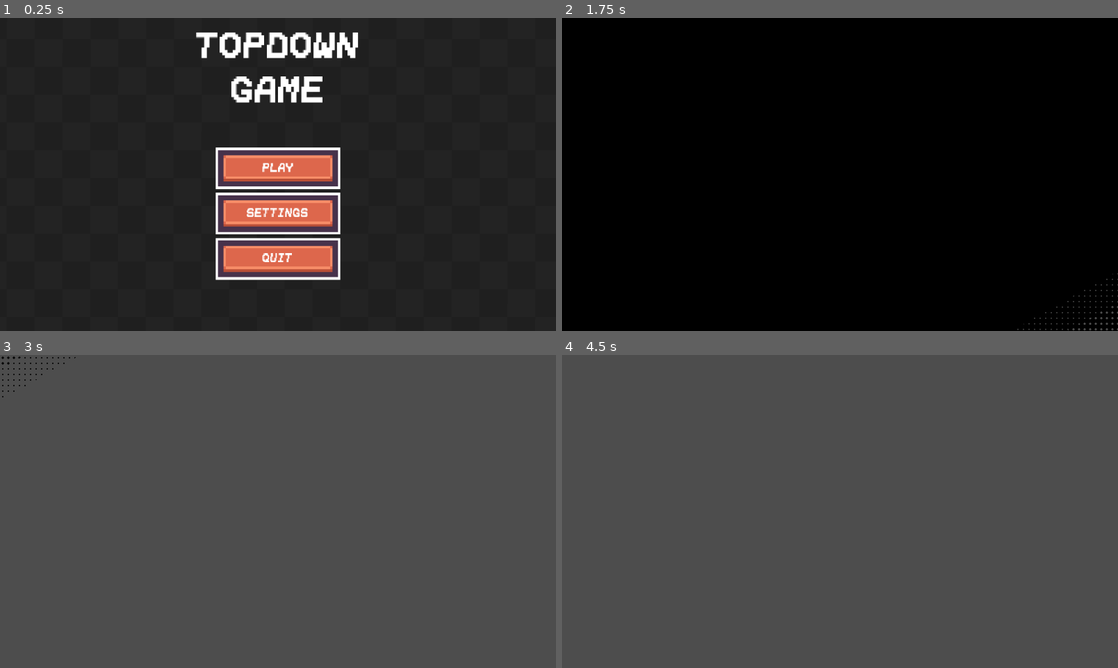
Above: before the commit, frames 1-4 (two rows, left to right).
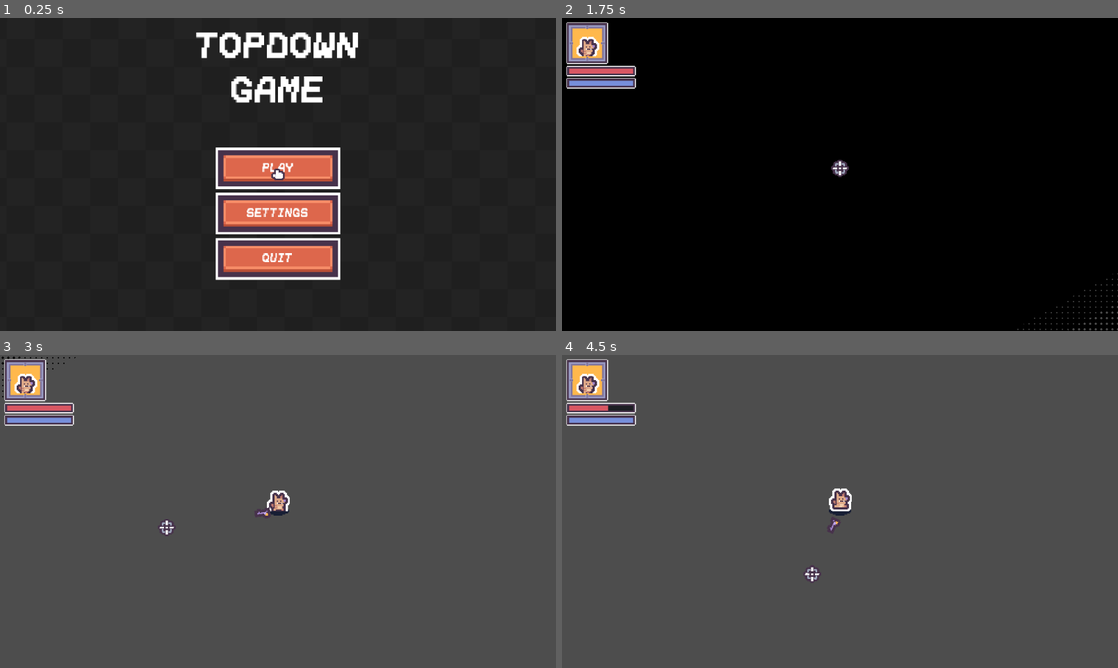
Above: after the commit, the same moments.

Repository: exglegaming/Top-Down-Game
Game: Godot game, scene res://scenes/ui/main_menu.tscn
Two runs of this game, one before a commit and one after it. Both use one fixed random seed, a clock stepped at 60 frames per second and the inputs below.
Inputs (mouse positions are in pixels of both pictures, inside the frame that each line leads up to):
- Up to frame 1 (0.25 s): no input
- Up to frame 2 (1.75 s): click "PLAY" at 0.5 s; click "PLAY" at 1.25 s
- Up to frame 3 (3 s): tap Enter (ui_accept) at 2, 2.27 s; move the mouse to (400, 495) at 2.02 s; hold D (move_right) 2.03-2.78 s; move the mouse to (166, 527) at 2.77 s; hold S (move_down) from 2.78 s (still down)
- Up to frame 4 (4.5 s): tap Enter (ui_accept) at 3.02, 3.5 s; move the mouse to (895, 442) at 3.52 s; release S (move_down) at 3.53 s; hold D (move_right) 3.53-4.28 s; move the mouse to (812, 574) at 4.27 s; hold W (move_up) from 4.28 s (still down)

The runs differ from the first frame. In frame 1, less than 0.1% of the frame differs, in the area x 48-52%, y 48-52%; in frame 2, 2.1%; in frame 3, 2.2%; in frame 4, 2.3%, in the area x 0-53%, y 1-73%.

Commit message:
ranged weapons created

Diff:
--- a/project.godot
+++ b/project.godot
@@ -21,6 +21,7 @@
 Global="*uid://cggntp7kx21jh"
 Music="*uid://djyjeliouh7g0"
 EventBus="*uid://din76fsinlrqu"
+Cursor="*uid://bbmispvwfvqlo"
 
 [display]
 
--- /dev/null
+++ b/resources/data/weapons/weapon_ak47.tres
@@ -0,0 +1,16 @@
+[gd_resource type="Resource" script_class="WeaponData" format=3 uid="uid://dln0i4lssgw23"]
+
+[ext_resource type="Texture2D" uid="uid://bpa7uv0kkmria" path="res://assets/sprites/weapons/Tiles/tile_0005.png" id="1_kt0dw"]
+[ext_resource type="Script" uid="uid://jcs7ybg118g7" path="res://scripts/resources/data/weapons/weapon_data.gd" id="2_61d6x"]
+
+[resource]
+script = ExtResource("2_61d6x")
+weapon_name = "AK47"
+icon = ExtResource("1_kt0dw")
+damage = 1.0
+cooldown = 0.4
+mana_cost = 1.0
+spread = 7.0
+bullet_speed = 250.0
+decscription = "Powerful assault rifle, good damage, medium recoil."
+metadata/_custom_type_script = "uid://jcs7ybg118g7"
--- /dev/null
+++ b/resources/data/weapons/weapon_mac10.tres
@@ -0,0 +1,16 @@
+[gd_resource type="Resource" script_class="WeaponData" format=3 uid="uid://ppdx8xb8rkvo"]
+
+[ext_resource type="Texture2D" uid="uid://cgch73n7h4u3r" path="res://assets/sprites/weapons/Tiles/tile_0006.png" id="1_t56py"]
+[ext_resource type="Script" uid="uid://jcs7ybg118g7" path="res://scripts/resources/data/weapons/weapon_data.gd" id="2_eunpp"]
+
+[resource]
+script = ExtResource("2_eunpp")
+weapon_name = "Mac 10"
+icon = ExtResource("1_t56py")
+damage = 1.0
+cooldown = 0.15
+mana_cost = 0.7
+spread = 7.0
+bullet_speed = 300.0
+decscription = "Small SMG, very fast fire rate, low damage per bullet."
+metadata/_custom_type_script = "uid://jcs7ybg118g7"
--- /dev/null
+++ b/resources/data/weapons/weapon_mp5.tres
@@ -0,0 +1,16 @@
+[gd_resource type="Resource" script_class="WeaponData" format=3 uid="uid://cg2fnsryhyq32"]
+
+[ext_resource type="Texture2D" uid="uid://d0unfm6gf7rj5" path="res://assets/sprites/weapons/Tiles/tile_0004.png" id="1_bb6sq"]
+[ext_resource type="Script" uid="uid://jcs7ybg118g7" path="res://scripts/resources/data/weapons/weapon_data.gd" id="2_2jbv4"]
+
+[resource]
+script = ExtResource("2_2jbv4")
+weapon_name = "MP5"
+icon = ExtResource("1_bb6sq")
+damage = 1.2
+cooldown = 0.22
+mana_cost = 0.8
+spread = 5.0
+bullet_speed = 280.0
+decscription = "Balanced SMG, accurate, good for short range fights."
+metadata/_custom_type_script = "uid://jcs7ybg118g7"
--- a/resources/data/weapons/weapon_pistol.tres
+++ b/resources/data/weapons/weapon_pistol.tres
@@ -7,9 +7,10 @@
 script = ExtResource("1_3te2y")
 weapon_name = "Pistol"
 icon = ExtResource("1_br22o")
-damage = 1.0
-cooldown = 0.4
+damage = 1.4
+cooldown = 0.35
 mana_cost = 1.0
-spread = 7.0
-bullet_speed = 250.0
+spread = 3.0
+bullet_speed = 260.0
+decscription = "Basic sidearm, cheap and reliable, medium accuracy."
 metadata/_custom_type_script = "uid://jcs7ybg118g7"
--- /dev/null
+++ b/resources/data/weapons/weapon_shotgun.tres
@@ -0,0 +1,16 @@
+[gd_resource type="Resource" script_class="WeaponData" format=3 uid="uid://civrme7gh3qwx"]
+
+[ext_resource type="Texture2D" uid="uid://bbv84wvnnbldm" path="res://assets/sprites/weapons/Tiles/tile_0007.png" id="1_vgtpw"]
+[ext_resource type="Script" uid="uid://jcs7ybg118g7" path="res://scripts/resources/data/weapons/weapon_data.gd" id="2_l10u4"]
+
+[resource]
+script = ExtResource("2_l10u4")
+weapon_name = "Shotgun"
+icon = ExtResource("1_vgtpw")
+damage = 1.5
+cooldown = 0.7
+mana_cost = 2.0
+spread = 10.0
+bullet_speed = 260.0
+decscription = "High damage close range, spreads many pellets."
+metadata/_custom_type_script = "uid://jcs7ybg118g7"
--- /dev/null
+++ b/resources/data/weapons/weapon_sniper.tres
@@ -0,0 +1,16 @@
+[gd_resource type="Resource" script_class="WeaponData" format=3 uid="uid://bi4ebivwdagj3"]
+
+[ext_resource type="Texture2D" uid="uid://b3162fce4jytf" path="res://assets/sprites/weapons/Tiles/tile_0003.png" id="1_rmged"]
+[ext_resource type="Script" uid="uid://jcs7ybg118g7" path="res://scripts/resources/data/weapons/weapon_data.gd" id="2_j8bm6"]
+
+[resource]
+script = ExtResource("2_j8bm6")
+weapon_name = "Sniper"
+icon = ExtResource("1_rmged")
+damage = 6.0
+cooldown = 1.2
+mana_cost = 2.5
+spread = 1.0
+bullet_speed = 400.0
+decscription = "Very high damage shot, long range and slow fire rate."
+metadata/_custom_type_script = "uid://jcs7ybg118g7"
--- /dev/null
+++ b/resources/data/weapons/weapon_uzi.tres
@@ -0,0 +1,16 @@
+[gd_resource type="Resource" script_class="WeaponData" format=3 uid="uid://bv6rd1pjco1te"]
+
+[ext_resource type="Texture2D" uid="uid://dhmowywd5bkl7" path="res://assets/sprites/weapons/Tiles/tile_0002.png" id="1_v8a7x"]
+[ext_resource type="Script" uid="uid://jcs7ybg118g7" path="res://scripts/resources/data/weapons/weapon_data.gd" id="2_6jhnf"]
+
+[resource]
+script = ExtResource("2_6jhnf")
+weapon_name = "Uzi"
+icon = ExtResource("1_v8a7x")
+damage = 0.8
+cooldown = 0.12
+mana_cost = 0.5
+spread = 10.0
+bullet_speed = 320.0
+decscription = "Micro SMG, extremely fast fire rate, low accuracy."
+metadata/_custom_type_script = "uid://jcs7ybg118g7"
--- a/scenes/arena/arena.tscn
+++ b/scenes/arena/arena.tscn
@@ -2,6 +2,7 @@
 
 [ext_resource type="Texture2D" uid="uid://dy8e3xkc5qdbp" path="res://assets/sprites/interface/Tilemap/tilemap_packed.png" id="1_1qjuf"]
 [ext_resource type="Script" uid="uid://dndpddmvogtpu" path="res://scripts/arena/arena.gd" id="1_u52cf"]
+[ext_resource type="Texture2D" uid="uid://b5o6og4r1humu" path="res://assets/sprites/weapons/Tiles/tile_0025.png" id="2_6w4xk"]
 [ext_resource type="Texture2D" uid="uid://ccab6or5n1nai" path="res://assets/sprites/players/tile_0000.png" id="2_8trdl"]
 [ext_resource type="Texture2D" uid="uid://dxp7naqy4gvku" path="res://assets/sprites/interface/bar_under.png" id="3_asdgj"]
 [ext_resource type="Texture2D" uid="uid://bvr7in7eey6cb" path="res://assets/sprites/interface/bar_over.png" id="4_jx0ua"]
@@ -15,6 +16,7 @@
 
 [node name="Arena" type="Node2D" unique_id=1524652960]
 script = ExtResource("1_u52cf")
+arena_cursor = ExtResource("2_6w4xk")
 
 [node name="UI" type="CanvasLayer" parent="." unique_id=1260297135]
 
--- /dev/null
+++ b/scenes/autoloads/cursor.tscn
@@ -0,0 +1,9 @@
+[gd_scene format=3 uid="uid://bbmispvwfvqlo"]
+
+[ext_resource type="Script" uid="uid://c5iesbayp7en2" path="res://scripts/autoloads/cursor.gd" id="1_rhblp"]
+
+[node name="Cursor" type="CanvasLayer" unique_id=2074160473]
+script = ExtResource("1_rhblp")
+
+[node name="Sprite2D" type="Sprite2D" parent="." unique_id=1410904544]
+rotation = 0.004691841
--- a/scenes/ui/main_menu.tscn
+++ b/scenes/ui/main_menu.tscn
@@ -8,6 +8,10 @@
 [ext_resource type="Texture2D" uid="uid://dy8e3xkc5qdbp" path="res://assets/sprites/interface/Tilemap/tilemap_packed.png" id="5_x2yvf"]
 [ext_resource type="LabelSettings" uid="uid://4rm1gvou0f2t" path="res://extra/font_16.tres" id="6_uhagc"]
 
+[sub_resource type="AtlasTexture" id="AtlasTexture_otr3d"]
+atlas = ExtResource("5_x2yvf")
+region = Rect2(80, 65, 15, 14)
+
 [sub_resource type="ShaderMaterial" id="ShaderMaterial_1g8jr"]
 shader = ExtResource("2_m1kxf")
 shader_parameter/speed = 0.5
@@ -44,6 +48,7 @@
 grow_horizontal = 2
 grow_vertical = 2
 script = ExtResource("1_sl1te")
+menu_cursor = SubResource("AtlasTexture_otr3d")
 
 [node name="UISound" type="AudioStreamPlayer" parent="." unique_id=1916632535]
 stream = ExtResource("2_btxxm")
--- /dev/null
+++ b/scenes/weapons/ranged/weapon_range_ak_47.tscn
@@ -0,0 +1,15 @@
+[gd_scene format=3 uid="uid://hjuhq6jbth5j"]
+
+[ext_resource type="PackedScene" uid="uid://cmwmlnryhnk3c" path="res://scenes/weapons/ranged/weapon_range_base.tscn" id="1_e3jug"]
+[ext_resource type="Texture2D" uid="uid://bpa7uv0kkmria" path="res://assets/sprites/weapons/Tiles/tile_0005.png" id="2_3x6f8"]
+[ext_resource type="Resource" uid="uid://dln0i4lssgw23" path="res://resources/data/weapons/weapon_ak47.tres" id="2_620et"]
+
+[node name="WeaponRangeAK47" unique_id=1469574805 instance=ExtResource("1_e3jug")]
+data = ExtResource("2_620et")
+
+[node name="Sprite2D" parent="Pivot" parent_id_path=PackedInt32Array(586668593) index="0" unique_id=695149134]
+position = Vector2(12, 0)
+texture = ExtResource("2_3x6f8")
+
+[node name="Marker2D" parent="Pivot" parent_id_path=PackedInt32Array(586668593) index="1" unique_id=300523565]
+position = Vector2(24, -2)
--- /dev/null
+++ b/scenes/weapons/ranged/weapon_range_mac_10.tscn
@@ -0,0 +1,15 @@
+[gd_scene format=3 uid="uid://btlepcaimi46b"]
+
+[ext_resource type="PackedScene" uid="uid://cmwmlnryhnk3c" path="res://scenes/weapons/ranged/weapon_range_base.tscn" id="1_be2qk"]
+[ext_resource type="Resource" uid="uid://ppdx8xb8rkvo" path="res://resources/data/weapons/weapon_mac10.tres" id="2_aw4fy"]
+[ext_resource type="Texture2D" uid="uid://cgch73n7h4u3r" path="res://assets/sprites/weapons/Tiles/tile_0006.png" id="2_q7djb"]
+
+[node name="WeaponRangeMac10" unique_id=1469574805 instance=ExtResource("1_be2qk")]
+data = ExtResource("2_aw4fy")
+
+[node name="Sprite2D" parent="Pivot" parent_id_path=PackedInt32Array(586668593) index="0" unique_id=695149134]
+position = Vector2(12, 0)
+texture = ExtResource("2_q7djb")
+
+[node name="Marker2D" parent="Pivot" parent_id_path=PackedInt32Array(586668593) index="1" unique_id=300523565]
+position = Vector2(21.333334, -0.6666667)
--- /dev/null
+++ b/scenes/weapons/ranged/weapon_range_mp_5.tscn
@@ -0,0 +1,15 @@
+[gd_scene format=3 uid="uid://bcsqadn3w18im"]
+
+[ext_resource type="PackedScene" uid="uid://cmwmlnryhnk3c" path="res://scenes/weapons/ranged/weapon_range_base.tscn" id="1_52c3q"]
+[ext_resource type="Resource" uid="uid://cg2fnsryhyq32" path="res://resources/data/weapons/weapon_mp5.tres" id="2_k62ta"]
+[ext_resource type="Texture2D" uid="uid://d0unfm6gf7rj5" path="res://assets/sprites/weapons/Tiles/tile_0004.png" id="2_w0b14"]
+
+[node name="WeaponRangeMP5" unique_id=1469574805 instance=ExtResource("1_52c3q")]
+data = ExtResource("2_k62ta")
+
+[node name="Sprite2D" parent="Pivot" parent_id_path=PackedInt32Array(586668593) index="0" unique_id=695149134]
+position = Vector2(12, 0)
+texture = ExtResource("2_w0b14")
+
+[node name="Marker2D" parent="Pivot" parent_id_path=PackedInt32Array(586668593) index="1" unique_id=300523565]
+position = Vector2(22.666668, -2)
--- a/scenes/weapons/ranged/weapon_range_pistol.tscn
+++ b/scenes/weapons/ranged/weapon_range_pistol.tscn
@@ -1,9 +1,11 @@
 [gd_scene format=3 uid="uid://b5pray2nwvym5"]
 
-[ext_resource type="PackedScene" uid="uid://cmwmlnryhnk3c" path="res://scenes/weapons/ranged/weapone_range_base.tscn" id="1_d0h24"]
+[ext_resource type="PackedScene" uid="uid://cmwmlnryhnk3c" path="res://scenes/weapons/ranged/weapon_range_base.tscn" id="1_d0h24"]
+[ext_resource type="Resource" uid="uid://ddl6xyivpuihn" path="res://resources/data/weapons/weapon_pistol.tres" id="2_15viq"]
 [ext_resource type="Texture2D" uid="uid://cqvwy8c5l0aod" path="res://assets/sprites/weapons/Tiles/tile_0001.png" id="2_wk8dd"]
 
 [node name="WeaponRangePistol" unique_id=1469574805 instance=ExtResource("1_d0h24")]
+data = ExtResource("2_15viq")
 
 [node name="Sprite2D" parent="Pivot" parent_id_path=PackedInt32Array(586668593) index="0" unique_id=695149134]
 position = Vector2(12, 0)
--- /dev/null
+++ b/scenes/weapons/ranged/weapon_range_shotgun.tscn
@@ -0,0 +1,15 @@
+[gd_scene format=3 uid="uid://cakp2tlpbqsq8"]
+
+[ext_resource type="PackedScene" uid="uid://cmwmlnryhnk3c" path="res://scenes/weapons/ranged/weapon_range_base.tscn" id="1_cg8mc"]
+[ext_resource type="Resource" uid="uid://civrme7gh3qwx" path="res://resources/data/weapons/weapon_shotgun.tres" id="2_afnlr"]
+[ext_resource type="Texture2D" uid="uid://bbv84wvnnbldm" path="res://assets/sprites/weapons/Tiles/tile_0007.png" id="2_ka74o"]
+
+[node name="WeaponRangeShotgun" unique_id=1469574805 instance=ExtResource("1_cg8mc")]
+data = ExtResource("2_afnlr")
+
+[node name="Sprite2D" parent="Pivot" parent_id_path=PackedInt32Array(586668593) index="0" unique_id=695149134]
+position = Vector2(12, 0)
+texture = ExtResource("2_ka74o")
+
+[node name="Marker2D" parent="Pivot" parent_id_path=PackedInt32Array(586668593) index="1" unique_id=300523565]
+position = Vector2(22.666668, -0.6666667)
--- /dev/null
+++ b/scenes/weapons/ranged/weapon_range_sniper.tscn
@@ -0,0 +1,15 @@
+[gd_scene format=3 uid="uid://cll86688cg3ve"]
+
+[ext_resource type="PackedScene" uid="uid://cmwmlnryhnk3c" path="res://scenes/weapons/ranged/weapon_range_base.tscn" id="1_2epuy"]
+[ext_resource type="Resource" uid="uid://bi4ebivwdagj3" path="res://resources/data/weapons/weapon_sniper.tres" id="2_bjx6s"]
+[ext_resource type="Texture2D" uid="uid://b3162fce4jytf" path="res://assets/sprites/weapons/Tiles/tile_0003.png" id="3_kcrlr"]
+
+[node name="WeaponRangeSniper" unique_id=1469574805 instance=ExtResource("1_2epuy")]
+data = ExtResource("2_bjx6s")
+
+[node name="Sprite2D" parent="Pivot" parent_id_path=PackedInt32Array(586668593) index="0" unique_id=695149134]
+position = Vector2(12, 0)
+texture = ExtResource("3_kcrlr")
+
+[node name="Marker2D" parent="Pivot" parent_id_path=PackedInt32Array(586668593) index="1" unique_id=300523565]
+position = Vector2(24.666668, 0)
--- /dev/null
+++ b/scenes/weapons/ranged/weapon_range_uzi.tscn
@@ -0,0 +1,15 @@
+[gd_scene format=3 uid="uid://c64bomahf66fn"]
+
+[ext_resource type="PackedScene" uid="uid://cmwmlnryhnk3c" path="res://scenes/weapons/ranged/weapon_range_base.tscn" id="1_yp1vt"]
+[ext_resource type="Resource" uid="uid://bv6rd1pjco1te" path="res://resources/data/weapons/weapon_uzi.tres" id="2_bvpbi"]
+[ext_resource type="Texture2D" uid="uid://dhmowywd5bkl7" path="res://assets/sprites/weapons/Tiles/tile_0002.png" id="3_21st1"]
+
+[node name="WeaponRangeUzi" unique_id=1469574805 instance=ExtResource("1_yp1vt")]
+data = ExtResource("2_bvpbi")
+
+[node name="Sprite2D" parent="Pivot" parent_id_path=PackedInt32Array(586668593) index="0" unique_id=695149134]
+position = Vector2(12, 0)
+texture = ExtResource("3_21st1")
+
+[node name="Marker2D" parent="Pivot" parent_id_path=PackedInt32Array(586668593) index="1" unique_id=300523565]
+position = Vector2(20.666668, -1.3333334)
--- a/scripts/arena/arena.gd
+++ b/scripts/arena/arena.gd
@@ -1,12 +1,16 @@
 class_name Arena
 extends Node2D
 
+
+@export_category("References")
+@export var arena_cursor: Texture2D
 
 @onready var health_bar: TextureProgressBar = %HealthBar
 @onready var mana_bar: TextureProgressBar = %ManaBar
 
 
 func _ready() -> void:
+    Cursor.sprite_2d.texture = arena_cursor
     EventBus.on_player_health_updated.connect(_on_player_health_updated)
 
 
--- /dev/null
+++ b/scripts/autoloads/cursor.gd
@@ -0,0 +1,12 @@
+extends CanvasLayer
+
+
+@onready var sprite_2d: Sprite2D = $Sprite2D
+
+
+func _ready() -> void:
+    Input.set_mouse_mode(Input.MOUSE_MODE_HIDDEN)
+
+
+func _process(_delta: float) -> void:
+    sprite_2d.position = get_viewport().get_mouse_position()
--- a/scripts/ui/main_menu.gd
+++ b/scripts/ui/main_menu.gd
@@ -1,6 +1,9 @@
 class_name MainMenu
 extends Control
 
+
+@export_category("References")
+@export var menu_cursor: Texture2D
 
 @onready var main_buttons: Control = $MainButtons
 @onready var settings_buttons: Control = $SettingsButtons
@@ -19,6 +22,7 @@
 
 func _ready() -> void:
     Global.load_data()
+    Cursor.sprite_2d.texture = menu_cursor
 
     update_audio_bus("Music", music_label, Global.settings.music)
     update_audio_bus("SFX", sfx_label, Global.settings.sfx)
@@ -46,7 +50,8 @@
 
 func _on_play_button_pressed() -> void:
     ui_sound.play()
-    Transition.transition_to("uid://cinbkpaw7sfcs")
+    Transition.transition_to("uid://dheb1iulvcciu")
+    # Transition.transition_to("uid://cinbkpaw7sfcs")
 
 
 func _on_settings_button_pressed() -> void:
Renamed: scenes/weapons/ranged/weapone_range_base.tscn -> scenes/weapons/ranged/weapon_range_base.tscn
Not shown, added: scripts/autoloads/cursor.gd.uid
